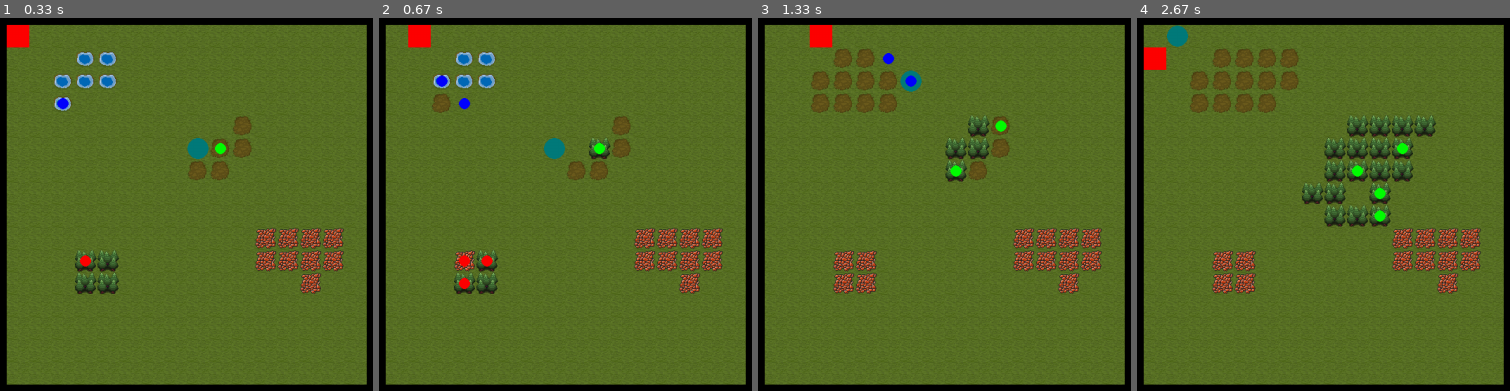
Above: before the commit, frames 1-4 (left to right).
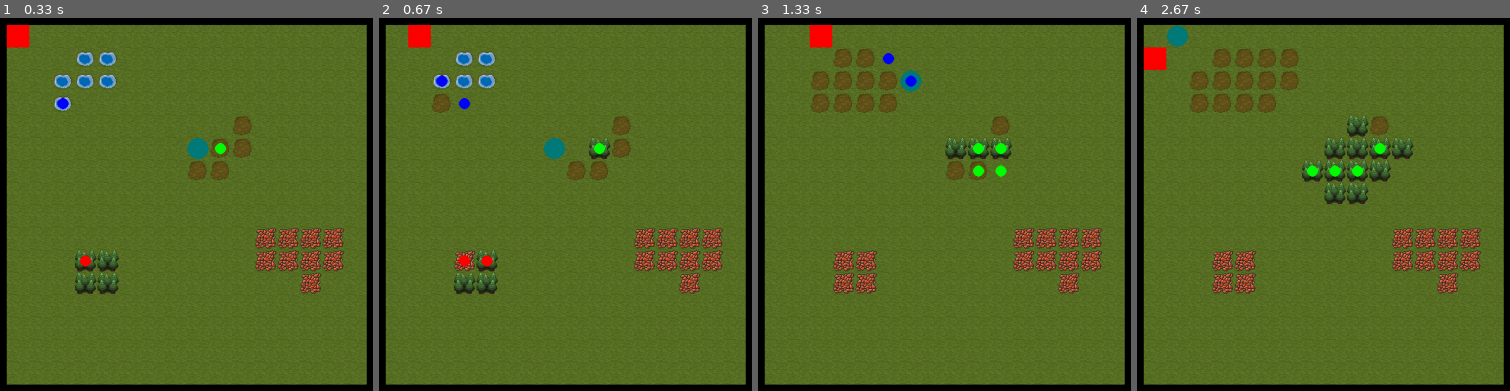
Above: after the commit, the same moments.

Repository: mytinycloud/90D-pygame-scaffold
Game: pygame game, started from main.py
Same seed, same stepped clock (60 frames per second), same inputs: the game is played once before the commit and once after it.
Inputs (mouse positions are in pixels of both pictures, inside the frame that each line leads up to):
- Up to frame 1 (0.33 s): no input
- Up to frame 2 (0.67 s): hold D from 0.33 s (still down); move the mouse to (543, 241) at 0.37 s
- Up to frame 3 (1.33 s): release D at 0.8 s; hold W 0.83-1.13 s; move the mouse to (outside the picture) at 0.87 s; tap Space at 0.9, 1.23 s; hold D from 1.17 s (still down); move the mouse to (outside the picture) at 1.2 s
- Up to frame 4 (2.67 s): tap Space at 1.53, 1.73, 2.03, 2.3, 2.63 s; release D at 1.63 s; hold A 1.67-2.2 s; move the mouse to (outside the picture) at 1.7 s; hold S 2.23-2.53 s; move the mouse to (1465, 21) at 2.27 s; hold A from 2.57 s (still down); move the mouse to (1439, 264) at 2.6 s

Frame 1 is identical in both runs. In frame 2, less than 0.1% of the frame differs, in the area x 21-25%, y 69-73%; in frame 3, 1.0%; in frame 4, 2.6%, in the area x 44-81%, y 26-57%.

Commit message:
More robust effect rules

Diff:
--- a/systems/effect.py
+++ b/systems/effect.py
@@ -2,6 +2,7 @@
 from pygame import Vector2
 from dataclasses import dataclass
 import random
+import math
 
 from .sprites import SpriteComponent
 from .motion import MotionComponent
@@ -12,8 +13,10 @@
 from . import utils
 
 
-SHAPE_WAVE = 0
-SHAPE_FILL = 1
+SHAPE_NONE = 0
+SHAPE_WAVE = 1
+SHAPE_FILL = 2
+SHAPE_LANCE = 3
 
 
 '''
@@ -23,15 +26,16 @@
 class EffectComponent():
     direction: Vector2 = factory(Vector2)
     energy: int = 1
-    shape: int = SHAPE_WAVE
+    shape: int = SHAPE_NONE
     harvests: dict[int,tuple[int,int]] = factory(dict)
-    propagates: dict[int,tuple[int, float]] = factory(dict)
+    chains_to: dict[int,tuple[float,int]] = factory(dict)
+    cast_from: list[int]
 
     def add_harvest(self, tile_in: int, tile_out: int, energy: int):
         self.harvests[tile_in] = (tile_out, energy)
 
-    def add_propagation(self, tile_in: int, energy_tranfer: int = 0, probability: float = 1.0):
-        self.propagates[tile_in] = (energy_tranfer, probability)
+    def add_chain(self, tile_in: int, probability: float = 1.0, energy: int = 0):
+        self.chains_to[tile_in] = (probability, energy)
 
 '''
 Return the normal vectors for a given direction
@@ -54,6 +58,20 @@
     )
 
 '''
+Enumerates through the valid targets for a given effect
+'''
+def valid_tiles(map: TilemapComponent, valid: list[int], coords: list[Vector2]):
+    return [ coord for coord in coords if (map.get_tile(coord) in valid) ]
+
+'''
+Shuffles the list.
+Note this mutates the given list. I dont care.
+'''
+def shuffled(items: list) -> list:
+    random.shuffle(items)
+    return items
+
+'''
 The effect update system:
 Handles effect propigation and decay (probably)
 '''
@@ -83,27 +101,52 @@
         # Propagation
         if effect.energy > 1:
 
-            propagation_coords = []
-
+            # A list of places we would like to try propagate to.
+            # (position, energy, shape)
+            propagation_request: list[tuple[Vector2, int, int]] = []
+            unchecked_coords = []
+
+            # Do the forced propagation, which is shape specific
             if effect.shape == SHAPE_WAVE:
                 # Waves transfer all energy forward.
-                energy_transfer = effect.energy - 1
-                group.add(propagate_entity(e, pos + dir, energy_transfer))
-                effect.energy -= energy_transfer
-                propagation_coords = vector_normals(pos, dir)
-
-            if effect.shape == SHAPE_FILL:
+                propagation_request = [
+                    (pos + dir, effect.energy - 1, SHAPE_WAVE),
+                ]
+
+                # Waves start waves in valid adjacent tiles
+                for coord in valid_tiles(map, effect.cast_from, vector_normals(pos, dir)):
+                    propagation_request.append( (coord, 0, SHAPE_WAVE) )
+                unchecked_coords = [-dir]
+
+            elif effect.shape == SHAPE_FILL:
                 # Goes out in all directions
-                propagation_coords = vector_cardinals(pos)
-
-            for coord in propagation_coords:
-                tile = map.get_tile(coord)
-                if tile in effect.propagates:
-                    energy_transfer,probability = effect.propagates[tile]
-                    if random.random() < probability:
-                        energy_transfer = max(0, min(energy_transfer, effect.energy - 1))
-                        effect.energy -= energy_transfer
-                        group.add(propagate_entity(e, coord, energy_transfer))
+                valid_coords = valid_tiles(map, effect.cast_from, shuffled(vector_cardinals(pos)))
+                # Let the propagation step figure out if we use more energy than we have...
+                energy_transfer =  math.ceil(effect.energy) / energy_transfer
+                for coord in valid_coords:
+                    propagation_request.append( (coord, energy_transfer, SHAPE_FILL) )
+
+            elif effect.shape == SHAPE_LANCE:
+                # Goes forward only
+                propagation_request = [
+                    (pos + dir, effect.energy - 1, SHAPE_LANCE),
+                ]
+                unchecked_coords = list(vector_normals(pos, dir)) + [-dir]
+
+            else: # SHAPE_NONE
+                unchecked_coords = vector_cardinals(pos)
+
+            # Do the random propagation in the unchecked directions
+            for coord in shuffled( valid_tiles(map, effect.chains_to, unchecked_coords) ):
+                probability, energy = effect.chains_to[map.get_tile(coord)]
+                if random.random() < probability:
+                    propagation_request.append( (coord, energy, SHAPE_NONE) )
+
+            # Apply the propagation requests
+            for coord, energy, shape in propagation_request:
+                energy = min(energy, max(0, effect.energy -1))
+                group.add( propagate_entity(e, coord, energy, shape) )
+
 
         # decay
         effect.energy -= 1
@@ -112,12 +155,21 @@
 
 
 '''
-Propagates an existing effect, inheriting some energy
-'''
-def propagate_entity(e: Entity, position: Vector2, energy: int) -> Entity:
+Propagates an existing effect, inheriting some energy. Shape may be overridden here.
+'''
+def propagate_entity(e: Entity, position: Vector2, energy: int, shape: int | None = None) -> Entity:
+    # Remove the energy from the previous effect
+    e.effect.energy -= energy
+
+    # Create the new effect
     e = e.clone()
     e.motion.position = position
     e.effect.energy = energy
+
+    # The shape may be overridden
+    if shape != None:
+        e.effect.shape = shape
+
     return e
 
 
@@ -130,32 +182,37 @@
     e = Entity("effect-fire")
     e.motion = MotionComponent()
     e.sprite = SpriteComponent.from_circle(16, (255,0,0))
-    e.effect = EffectComponent(shape=SHAPE_FILL)
+    e.effect = EffectComponent(cast_from=[tilemap.TILE_EMBER])
     e.effect.add_harvest(tilemap.TILE_PLANT, tilemap.TILE_EMBER, 3)
     e.effect.add_harvest(tilemap.TILE_WATER, tilemap.TILE_MUD, -3)
     e.effect.add_harvest(tilemap.TILE_MUD, tilemap.TILE_EARTH, -1)
-    e.effect.add_propagation(tilemap.TILE_PLANT)
+    e.effect.add_chain(tilemap.TILE_PLANT, 0.5)
     effect_dict["fire"] = e
 
     e = Entity("effect-wave")
     e.motion = MotionComponent()
     e.sprite = SpriteComponent.from_circle(16, (0,0,255))
-    e.effect = EffectComponent(shape=SHAPE_WAVE)
+    e.effect = EffectComponent(cast_from=[tilemap.TILE_WATER],shape=SHAPE_WAVE)
     e.effect.add_harvest(tilemap.TILE_WATER, tilemap.TILE_MUD, 3)
     e.effect.add_harvest(tilemap.TILE_EARTH, tilemap.TILE_MUD, 0)
-    e.effect.add_propagation(tilemap.TILE_WATER)
     effect_dict["wave"] = e
 
     e = Entity("effect-growth")
     e.motion = MotionComponent()
     e.sprite = SpriteComponent.from_circle(16, (0,255,0))
-    e.effect = EffectComponent(shape=SHAPE_FILL)
+    e.effect = EffectComponent(cast_from=[tilemap.TILE_MUD])
     e.effect.add_harvest(tilemap.TILE_MUD, tilemap.TILE_PLANT, 10)
     e.effect.add_harvest(tilemap.TILE_EARTH, tilemap.TILE_PLANT, 0)
-    e.effect.add_propagation(tilemap.TILE_MUD, 5, 0.25)
-    e.effect.add_propagation(tilemap.TILE_EARTH, 5, 0.25)
+    e.effect.add_chain(tilemap.TILE_MUD, 0.25)
+    e.effect.add_chain(tilemap.TILE_EARTH, 0.25)
     effect_dict["growth"] = e
 
+    e = Entity("effect-spark")
+    e.motion = MotionComponent()
+    e.sprite = SpriteComponent.from_circle(16, (255,255,0))
+    e.effect = EffectComponent(cast_from=[tilemap.TILE_EMBER], shape=SHAPE_LANCE)
+    e.effect.add_harvest(tilemap.TILE_EMBER, tilemap.TILE_EARTH, 2)
+    effect_dict["spark"] = e
 
     return effect_dict
 
